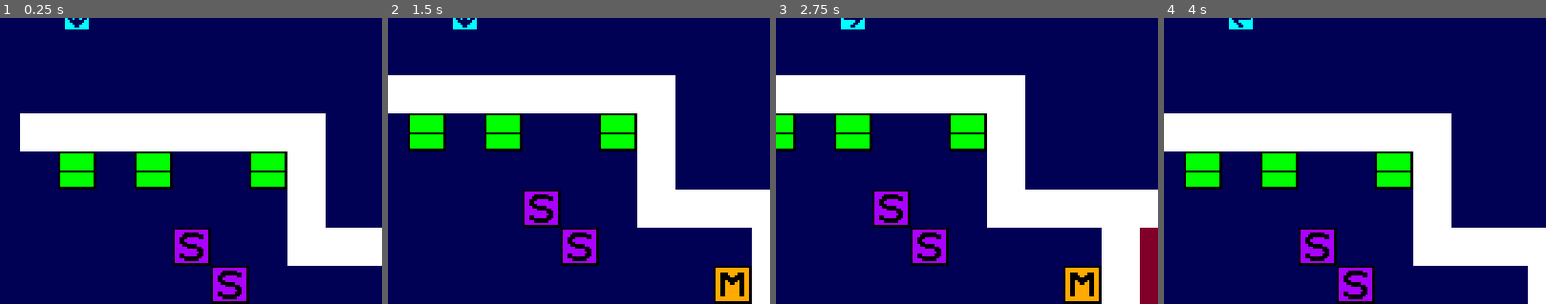
Above: before the commit, frames 1-4 (left to right).
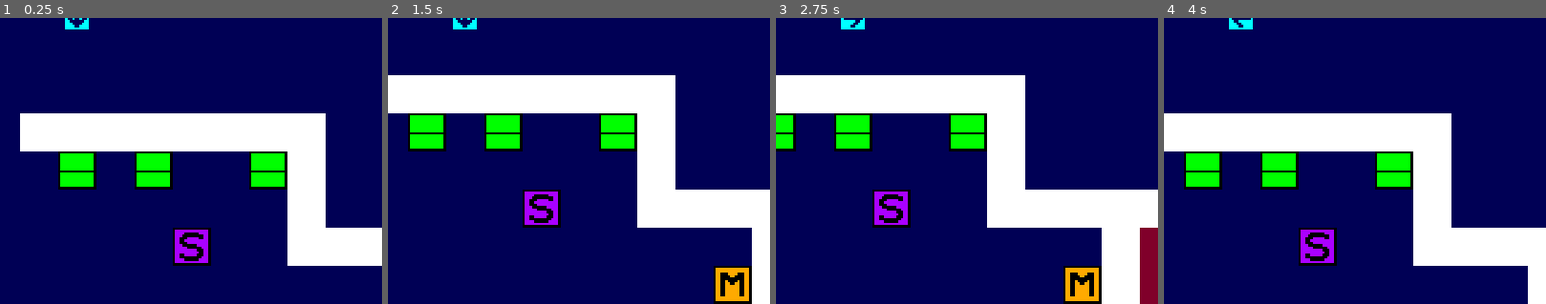
Above: after the commit, the same moments.

Repository: BeamBrain1/Morphose
Game: Godot game, scene res://Scenes/Global/root.tscn
Same seed, same stepped clock (60 frames per second), same inputs: the game is played once before the commit and once after it.
Inputs (mouse positions are % of the whole screen's width and height, from its top left):
- Up to frame 1 (0.25 s): no input
- Up to frame 2 (1.5 s): tap Enter (overworld_interact) at 0.5, 0.6 s; move the mouse to (72, 45) at 0.52 s; hold Right (right) 0.53-1.28 s; tap Space at 1.25 s; move the mouse to (30, 55) at 1.27 s; hold Down (down) from 1.28 s (still down); click (30, 55) at 1.35 s
- Up to frame 3 (2.75 s): tap Enter (overworld_interact) at 2, 2.1 s; move the mouse to (60, 28) at 2.02 s; release Down (down) at 2.03 s; hold Right (right) from 2.03 s (still down)
- Up to frame 4 (4 s): tap Space at 2.75 s; move the mouse to (45, 70) at 2.77 s; release Right (right) at 2.78 s; hold Up (up) 2.78-3.53 s; click (45, 70) at 2.85 s; tap Enter (overworld_interact) at 3.5, 3.6 s; move the mouse to (80, 65) at 3.52 s; hold Left (left) from 3.53 s (still down)
The pictures show only the part of the screen within x 42-92%, y 50-100%; the shares and areas given below are measured in that part.

The runs differ from the first frame. In frame 1, 1.3% of the frame differs, in the area x 55-66%, y 86-100%; in frame 2, 1.3%; in frame 3, 1.3%; in frame 4, 1.3%.

Commit message:
Daily backup

Diff:
--- a/Scenes/Global/Constructs/Morphose.gd
+++ b/Scenes/Global/Constructs/Morphose.gd
@@ -43,17 +43,17 @@
 
 
 func getRawStatFromEnumType(stat: COMBAT_STAT) -> int:
-	if stat == GlobalProgramData.COMBAT_STAT.HP:
+	if stat == COMBAT_STAT.HP:
 		return hp
-	if stat == GlobalProgramData.COMBAT_STAT.ATTACK:
+	if stat == COMBAT_STAT.ATTACK:
 		return attack
-	if stat == GlobalProgramData.COMBAT_STAT.DEFENSE:
+	if stat == COMBAT_STAT.DEFENSE:
 		return defense
-	if stat == GlobalProgramData.COMBAT_STAT.SENSES:
+	if stat == COMBAT_STAT.SENSES:
 		return senses
-	if stat == GlobalProgramData.COMBAT_STAT.SPEED:
+	if stat == COMBAT_STAT.SPEED:
 		return speed
-	if stat == GlobalProgramData.COMBAT_STAT.TECH_POINTS:
+	if stat == COMBAT_STAT.TECH_POINTS:
 		return tech_points
 	push_error("Unrecognized stat: " + str(stat))
 	return 0
@@ -61,17 +61,17 @@
 
 func getStatFromEnumType(stat: COMBAT_STAT) -> int:
 	var result = getRawStatFromEnumType(stat)
-	if stat == Morphose.COMBAT_STAT.HP and hasPassiveBlueprintWithSpecial("Boost-HP"):
+	if stat == COMBAT_STAT.HP and hasPassiveBlueprintWithSpecial("Boost-HP"):
 		result += getBlueprint("Boost-HP").value
-	elif stat == Morphose.COMBAT_STAT.ATTACK and hasPassiveBlueprintWithSpecial("Boost-AT"):
+	elif stat == COMBAT_STAT.ATTACK and hasPassiveBlueprintWithSpecial("Boost-AT"):
 		result += getBlueprint("Boost-AT").value
-	elif stat == Morphose.COMBAT_STAT.DEFENSE and hasPassiveBlueprintWithSpecial("Boost-DF"):
+	elif stat == COMBAT_STAT.DEFENSE and hasPassiveBlueprintWithSpecial("Boost-DF"):
 		result += getBlueprint("Boost-DF").value
-	elif stat == Morphose.COMBAT_STAT.SENSES and hasPassiveBlueprintWithSpecial("Boost-SE"):
+	elif stat == COMBAT_STAT.SENSES and hasPassiveBlueprintWithSpecial("Boost-SE"):
 		result += getBlueprint("Boost-SE").value
-	elif stat == Morphose.COMBAT_STAT.SPEED and hasPassiveBlueprintWithSpecial("Boost-SP"):
+	elif stat == COMBAT_STAT.SPEED and hasPassiveBlueprintWithSpecial("Boost-SP"):
 		result += getBlueprint("Boost-SP").value
-	elif stat == Morphose.COMBAT_STAT.TECH_POINTS and hasPassiveBlueprintWithSpecial("Boost-TP"):
+	elif stat == COMBAT_STAT.TECH_POINTS and hasPassiveBlueprintWithSpecial("Boost-TP"):
 		result += getBlueprint("Boost-TP").value
 	return result
 
--- a/Scenes/Overworld/MapScripts/MapScript.gd
+++ b/Scenes/Overworld/MapScripts/MapScript.gd
@@ -129,3 +129,12 @@
 
 func removePartyMember(member_name: String) -> void:
 	ActiveSaveData.party.removePartyMember(member_name)
+
+
+func giveBlueprint(bp_name: String, tier: int = 1) -> void:
+	ActiveSaveData.party.collectBlueprint(Blueprint.getBlueprintFromGlobalList(bp_name, tier))
+
+
+func openCharBuildScreen(at_mod_station: bool) -> void:
+	controllerOverworld().switchToCharBuildController(at_mod_station)
+	await resume_execution		# Takes us out of the overworld, so pause the script
--- /dev/null
+++ b/Scenes/Overworld/MapScripts/TestScriptBlueprintsAndModStation.tscn
@@ -0,0 +1,7 @@
+[gd_scene format=3 uid="uid://8nanp43qd0oo"]
+
+[ext_resource type="Script" uid="uid://b0t5ribn7q3k8" path="res://Scenes/Overworld/MapScripts/test_script_blueprints_and_mod_station.gd" id="1_m5hvh"]
+
+[node name="TestScriptBlueprintsAndModStation" type="Node" unique_id=1725623064]
+script = ExtResource("1_m5hvh")
+metadata/_custom_type_script = "uid://1u3wv6hyith2"
--- /dev/null
+++ b/Scenes/Overworld/MapScripts/test_script_blueprints_and_mod_station.gd
@@ -0,0 +1,9 @@
+extends MapScript
+
+
+func body() -> void:
+	await giveBlueprint("Laser", 1)
+	await displayDialog(SpokenDialogBox.SYSTEM_DIALOG, "Got Laser blueprint.")
+	await displayDialog(PartyMember.PARTY_MEMBER_PRIMUS_NAME, "I'm gonna install it!")
+	await openCharBuildScreen(true)
+	await displayDialog(PartyMember.PARTY_MEMBER_PRIMUS_NAME, "That was fun.")
--- a/Scenes/Overworld/Maps/TestMap1.tscn
+++ b/Scenes/Overworld/Maps/TestMap1.tscn
@@ -9,8 +9,7 @@
 [ext_resource type="PackedScene" uid="uid://bxlx52nrj1d2b" path="res://Scenes/Overworld/Encounters/Encounter.tscn" id="4_ewcfi"]
 [ext_resource type="PackedScene" uid="uid://dqwv0hu2bnrch" path="res://Scenes/Overworld/ActiveObjects/ModificationStation.tscn" id="4_fvegh"]
 [ext_resource type="PackedScene" uid="uid://bmd72gir6vcsv" path="res://Scenes/Overworld/ActiveObjects/ScriptTrigger.tscn" id="8_h4wh6"]
-[ext_resource type="PackedScene" uid="uid://bdl4cymsi6lbr" path="res://Scenes/Overworld/MapScripts/TestScriptPartyMemberJoin.tscn" id="9_6rkqr"]
-[ext_resource type="PackedScene" uid="uid://bleoleub70n6r" path="res://Scenes/Overworld/MapScripts/TestScriptPartyMemberLeave.tscn" id="10_i16bk"]
+[ext_resource type="PackedScene" uid="uid://8nanp43qd0oo" path="res://Scenes/Overworld/MapScripts/TestScriptBlueprintsAndModStation.tscn" id="9_buam8"]
 
 [node name="OverworldMap" type="Node2D" unique_id=1987703735]
 script = ExtResource("1_pviaa")
@@ -78,14 +77,7 @@
 [node name="ScriptTrigger" parent="ActiveObjects" unique_id=975544378 instance=ExtResource("8_h4wh6")]
 position = Vector2(128, 128)
 
-[node name="TestScriptPartyMemberJoin" parent="ActiveObjects/ScriptTrigger" unique_id=1725623064 instance=ExtResource("9_6rkqr")]
-
-[node name="ScriptTrigger2" parent="ActiveObjects" unique_id=1703166419 instance=ExtResource("8_h4wh6")]
-position = Vector2(144, 144)
-activation_type = 1
-is_solid = true
-
-[node name="TestScriptPartyMemberLeave" parent="ActiveObjects/ScriptTrigger2" unique_id=1230903464 instance=ExtResource("10_i16bk")]
+[node name="TestScriptBlueprintsAndModStation" parent="ActiveObjects/ScriptTrigger" unique_id=1725623064 instance=ExtResource("9_buam8")]
 
 [node name="PartyToken" parent="." unique_id=809970201 instance=ExtResource("3_j5bwv")]
 position = Vector2(-16, -16)
Not shown, added: Scenes/Overworld/MapScripts/test_script_blueprints_and_mod_station.gd.uid
